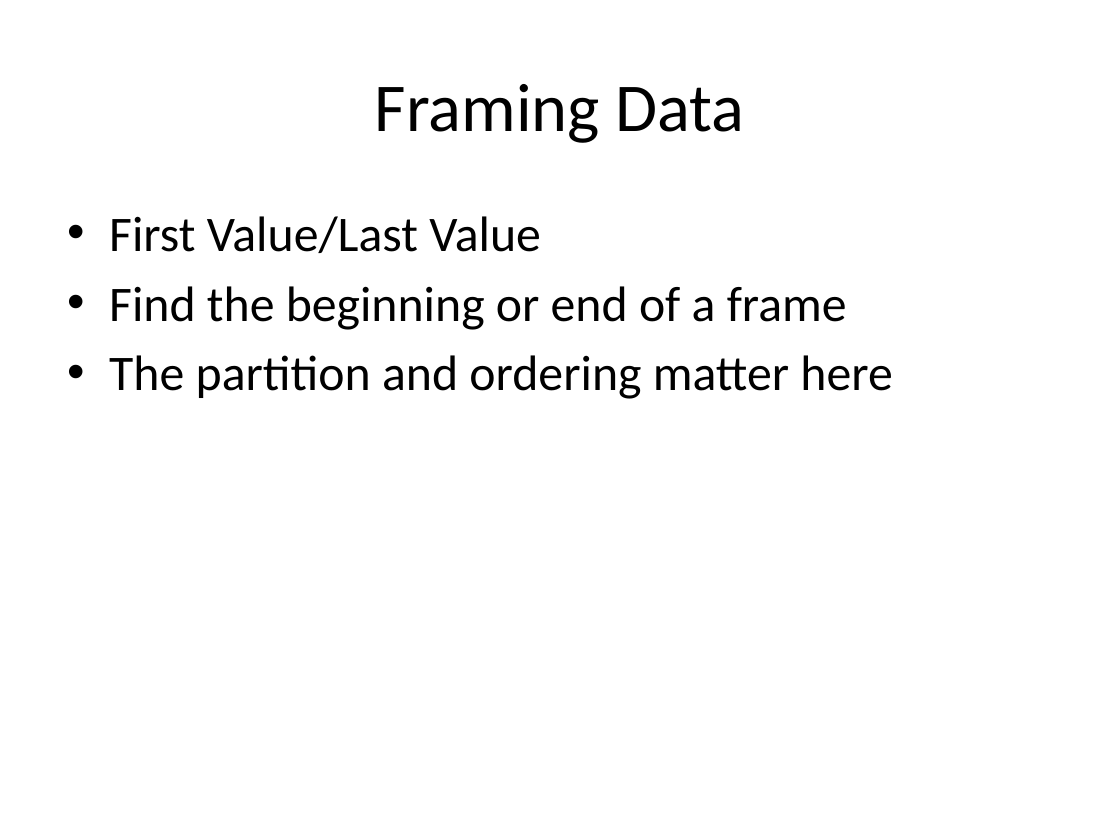
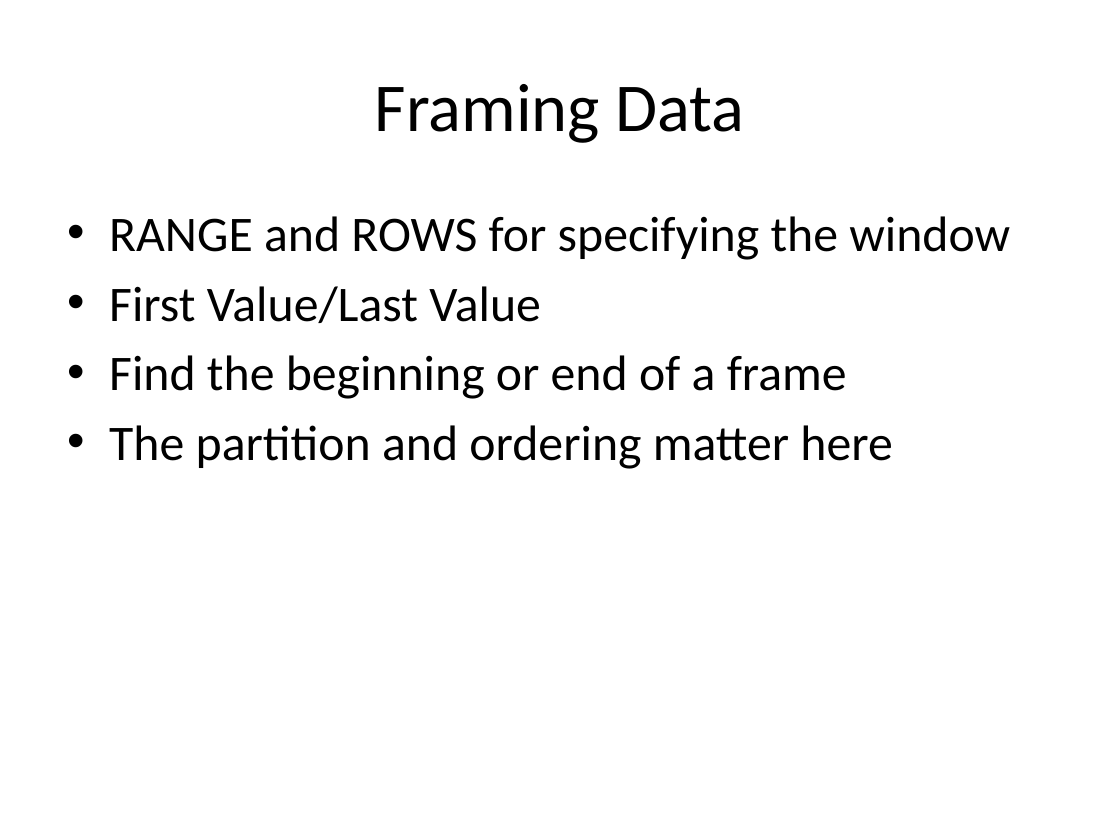
Before and after one commit to reachanu21/T-SQLWindowing, a slide deck: slide 25 of Presentation/TSQL_Windowing.pptx. Drawn at 1120x840 pixels with LibreOffice and Linux fonts; fonts in the diff are those of the drawing. Boxes give left, top, right and bottom in pixels: in the first picture for what was removed or moved away, otherwise in the second. Text is boxed around its words. In the diff, an @@ line names an element or a change of style, - is before the commit and + after.

```diff
--- a/Presentation/TSQL_Windowing.pptx
+++ b/Presentation/TSQL_Windowing.pptx
@@ text at [109,216,1010,260]: paragraph added @@
+• RANGE and ROWS for specifying the window
```
Also in this commit, not shown: 1 other file.
